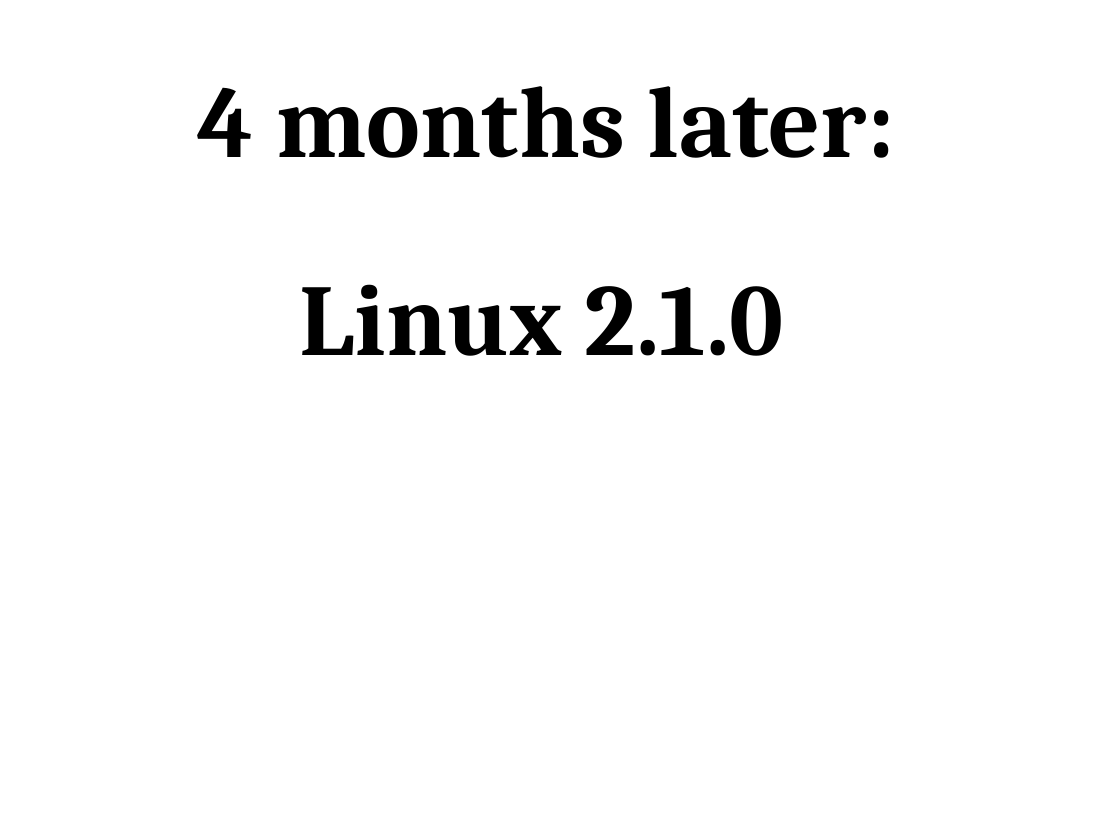
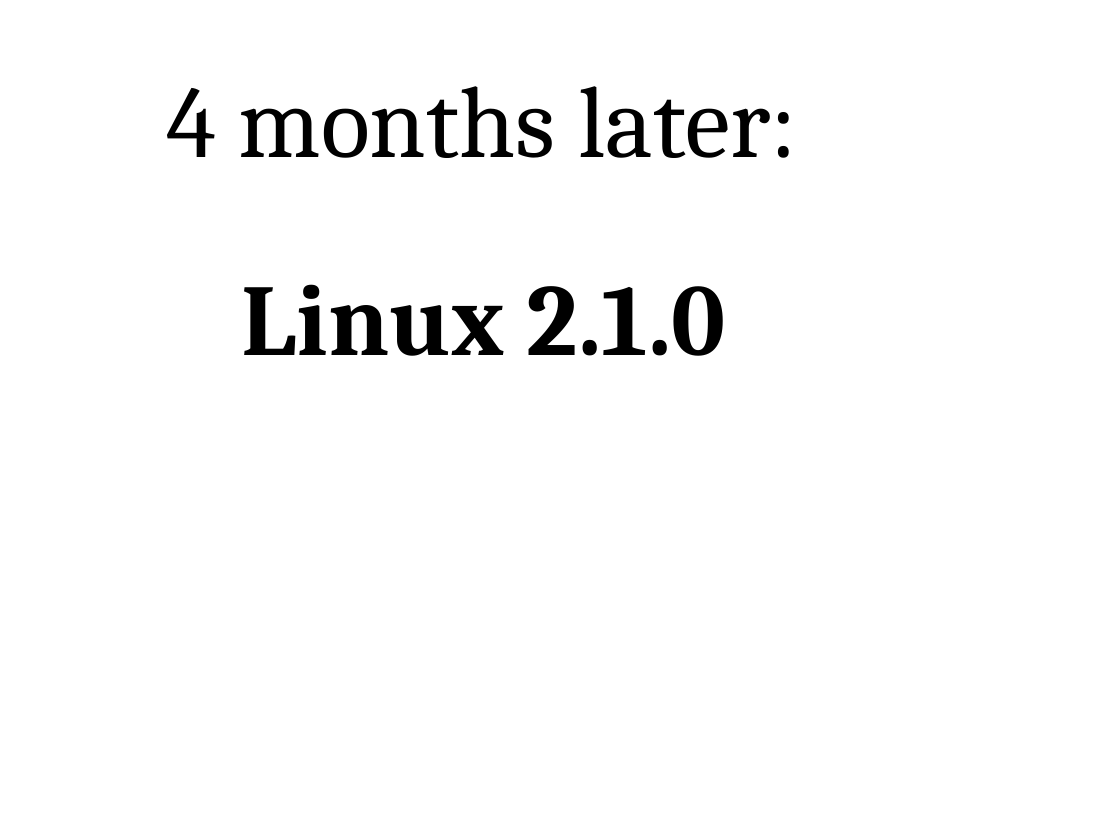
Before and after one commit to gregkh/kernel-development, a slide deck: slide 9 of kernel-development.odp. Drawn at 1120x840 pixels with LibreOffice and Linux fonts; fonts in the diff are those of the drawing. Boxes give left, top, right and bottom in pixels: in the first picture for what was removed or moved away, otherwise in the second. Text is boxed around its words. In the diff, an @@ line names an element or a change of style, - is before the commit and + after.

Commit message:
fix up font, turns out Bitstream Charter isn't on the system anymore :(

```diff
--- a/kernel-development.odp
+++ b/kernel-development.odp
@@ text "4 months later:" moved from (x1=198, y1=86, x2=894, y2=158) to (x1=166, y1=86, x2=797, y2=158) @@
@@ text "4 months later:" at (x1=166, y1=86, x2=797, y2=158): bold off @@
@@ text "Linux 2.1.0" moved from (x1=300, y1=284, x2=784, y2=356) to (x1=242, y1=284, x2=726, y2=356) @@
```
Also in this commit, not shown: 30 other slides changed, 1 slide added.
